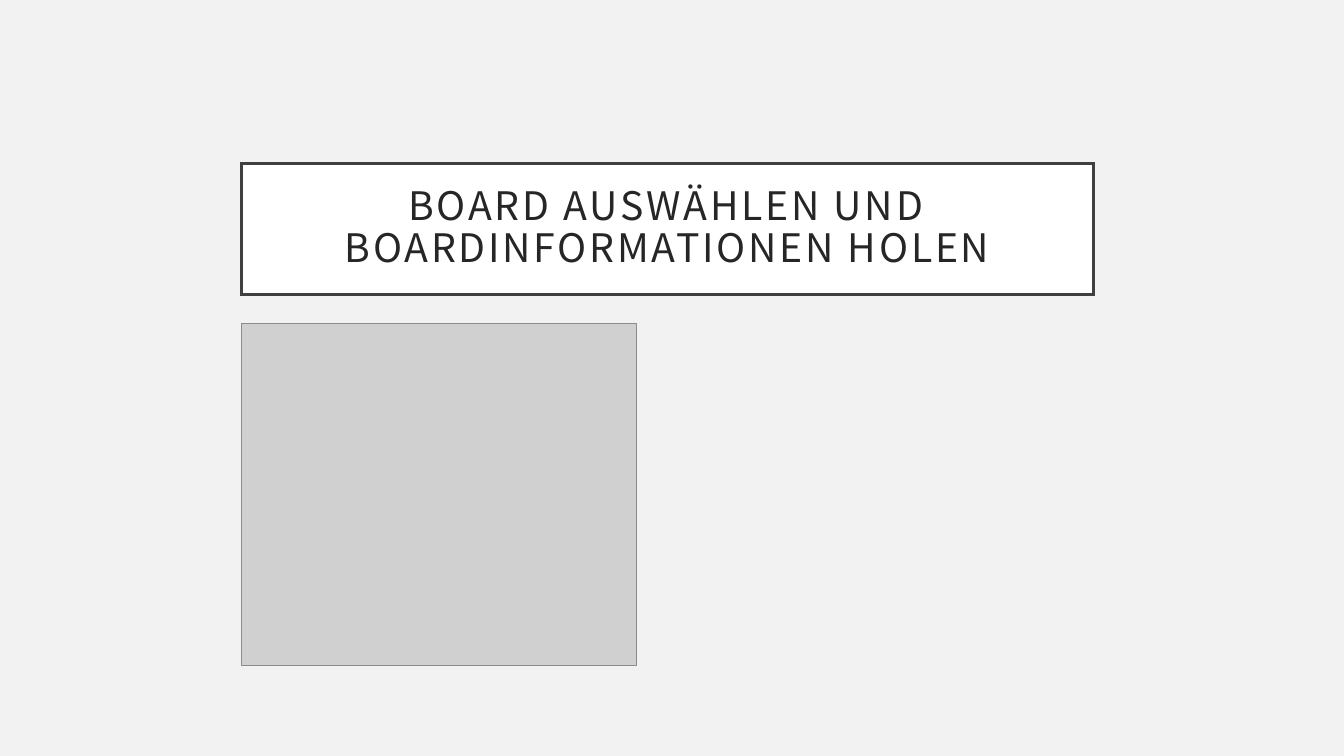
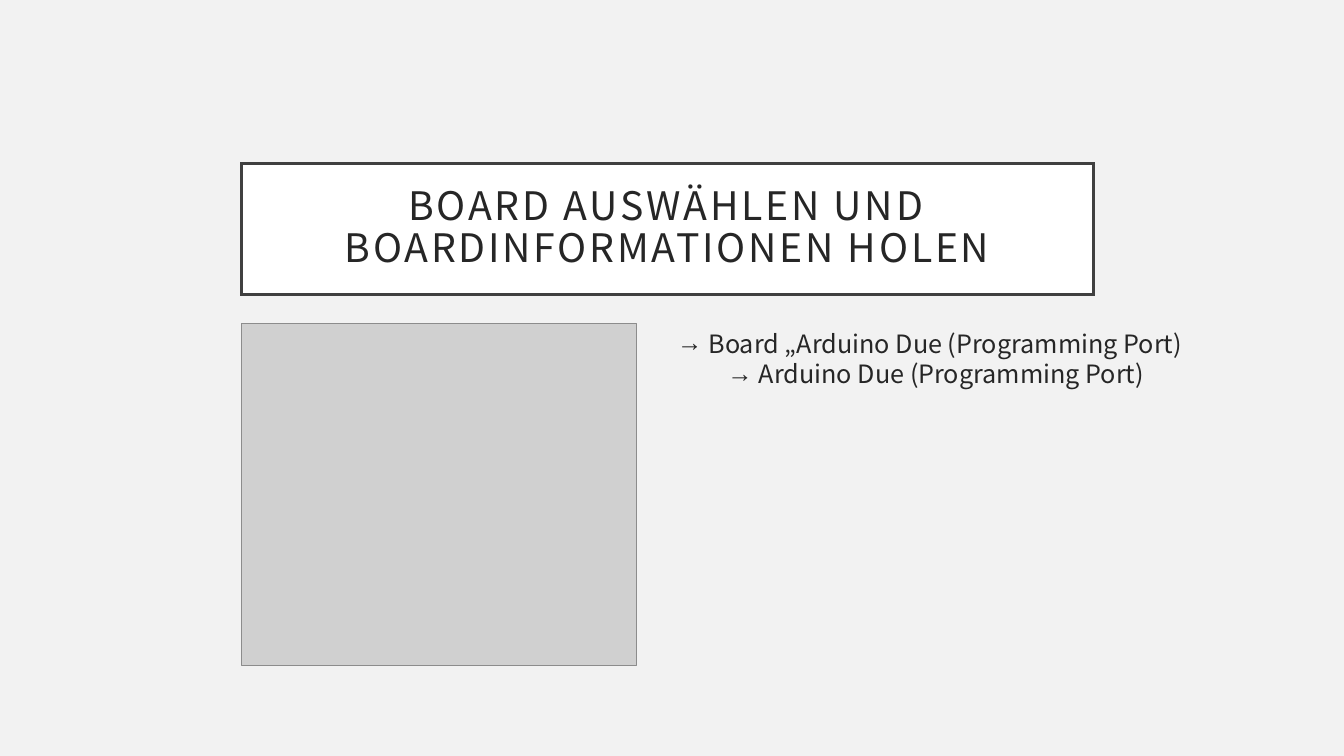
Before and after one commit to ProjektlaborEmbeddedSecurity/Presentation, a slide deck: slide 10 of PES.pptx. Drawn at 1344x756 pixels with LibreOffice and Linux fonts; fonts in the diff are those of the drawing; grey boxes stand for pictures; background and template pictures are left out. Boxes give left, top, right and bottom in pixels: in the first picture for what was removed or moved away, otherwise in the second. Text is boxed around its words. In the diff, an @@ line names an element or a change of style, - is before the commit and + after.

```diff
--- a/PES.pptx
+++ b/PES.pptx
@@ text added at (709, 332, 1181, 389), 18 pt, text #262626 @@
+→ Board „Arduino Due (Programming Port)
+  → Arduino Due (Programming Port)
```
Also in this commit, not shown: 6 other slides changed, 7 slides added, 1 slide removed.
